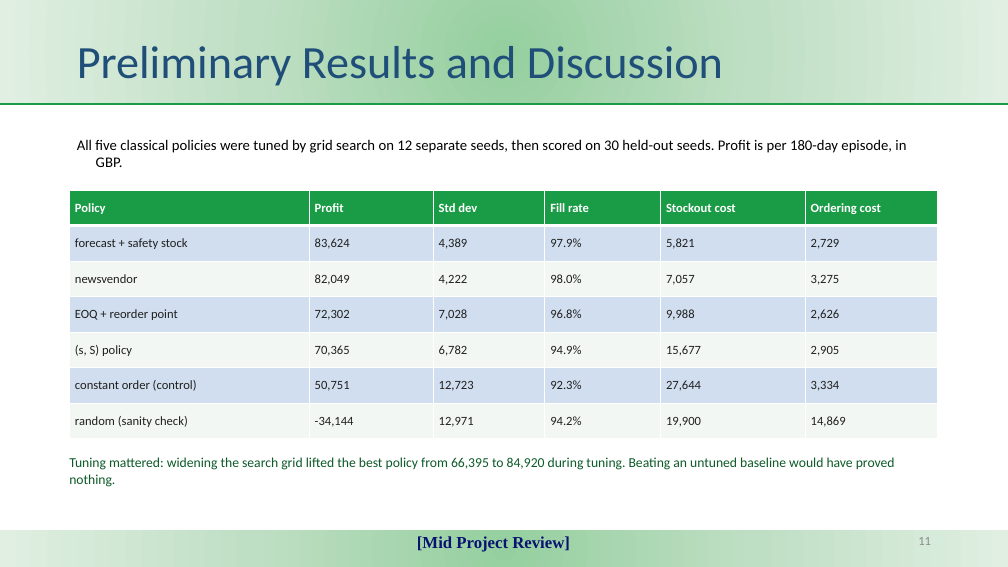
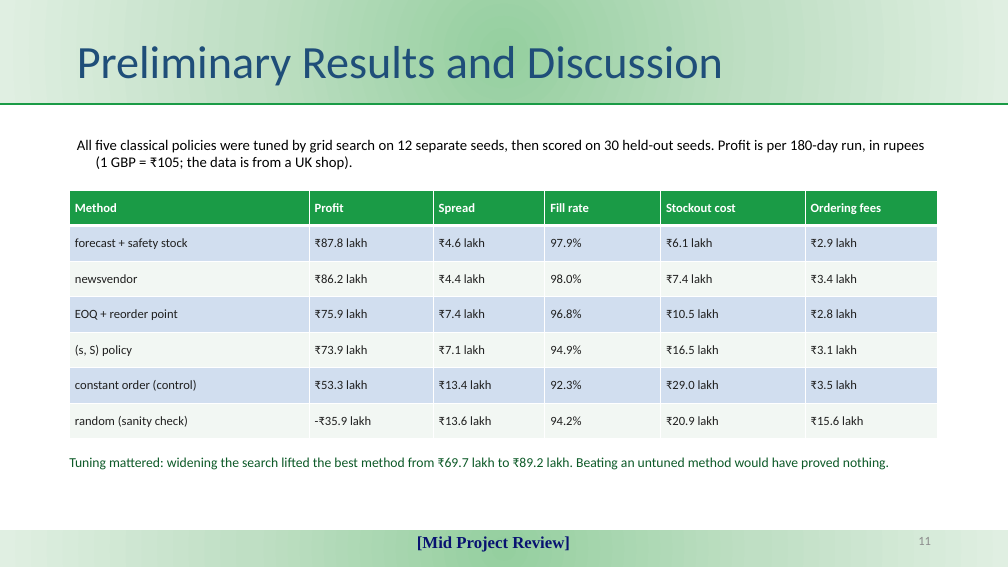
Before and after one commit to KJSK-Koushik/Supply-AI-RL-Explainable-supply-chain-Optimisation, a slide deck: slide 11 of reports/SupplyAI-RL_Mid_Project_Review.pptx. Drawn at 1008x567 pixels with LibreOffice and Linux fonts; fonts in the diff are those of the drawing. Boxes give left, top, right and bottom in pixels: in the first picture for what was removed or moved away, otherwise in the second. Text is boxed around its words. In the diff, an @@ line names an element or a change of style, - is before the commit and + after.

Commit message:
Show money in rupees, and say everything in plain English
The dataset is a UK retailer, so the simulator works in pounds and every
result file stays in pounds. Rather than pretend otherwise, values are
converted at the moment they are shown -- dashboard tiles, figure axes and
labels, tables in the README, report and deck -- at one rate stated in
configs/display.yaml. Change that one line and everything follows. Indian
grouping and lakh/crore shorthand are used because that is what the reader
expects to see; "80 lakh" on an axis is read, "0.8e7" is skipped.

Windows consoles often cannot print the rupee sign, so the formatter falls
back to "Rs." on a terminal that lacks it rather than crashing a demo on its
own currency symbol. Figures, the dashboard and Markdown are UTF-8 and always
get the sign.

Every converted figure in the documents was produced by the project's own
formatter and cross-checked, not typed by hand; one hand-rounded table cell
was caught by that check and corrected.

The README and the final report are rewritten in short sentences and plain
words. Technical terms stay -- PPO, action masking, paired t-test, Gamma-
Poisson -- and each is explained once where it first appears. Nothing about
the results changed: the classical method still wins by 8.1 lakh, the guard
still caught five invented numbers, curriculum training still did not help.
What changed is that a reader who is not an RL specialist can now follow why.

```diff
--- a/reports/SupplyAI-RL_Mid_Project_Review.pptx
+++ b/reports/SupplyAI-RL_Mid_Project_Review.pptx
@@ text at bbox=[77, 139, 924, 170]: text changed @@
-All five classical policies were tuned by grid search on 12 separate seeds, then scored on 30 held-out seeds. Profit is per 180-day episode, in GBP.
+All five classical policies were tuned by grid search on 12 separate seeds, then scored on 30 held-out seeds. Profit is per 180-day run, in rupees (1 GBP = ₹105; the data is from a UK shop).
@@ table at bbox=[70, 191, 938, 439] @@
-row 1: Policy | Profit | Std dev | Fill rate | Stockout cost | Ordering cost
+row 1: Method | Profit | Spread | Fill rate | Stockout cost | Ordering fees
-row 2: forecast + safety stock | 83,624 | 4,389 | 97.9% | 5,821 | 2,729
+row 2: forecast + safety stock | ₹87.8 lakh | ₹4.6 lakh | 97.9% | ₹6.1 lakh | ₹2.9 lakh
-row 3: newsvendor | 82,049 | 4,222 | 98.0% | 7,057 | 3,275
+row 3: newsvendor | ₹86.2 lakh | ₹4.4 lakh | 98.0% | ₹7.4 lakh | ₹3.4 lakh
-row 4: EOQ + reorder point | 72,302 | 7,028 | 96.8% | 9,988 | 2,626
+row 4: EOQ + reorder point | ₹75.9 lakh | ₹7.4 lakh | 96.8% | ₹10.5 lakh | ₹2.8 lakh
-row 5: (s, S) policy | 70,365 | 6,782 | 94.9% | 15,677 | 2,905
+row 5: (s, S) policy | ₹73.9 lakh | ₹7.1 lakh | 94.9% | ₹16.5 lakh | ₹3.1 lakh
-row 6: constant order (control) | 50,751 | 12,723 | 92.3% | 27,644 | 3,334
+row 6: constant order (control) | ₹53.3 lakh | ₹13.4 lakh | 92.3% | ₹29.0 lakh | ₹3.5 lakh
-row 7: random (sanity check) | -34,144 | 12,971 | 94.2% | 19,900 | 14,869
+row 7: random (sanity check) | -₹35.9 lakh | ₹13.6 lakh | 94.2% | ₹20.9 lakh | ₹15.6 lakh
@@ text at bbox=[69, 457, 889, 470]: text changed @@
-Tuning mattered: widening the search grid lifted the best policy from 66,395 to 84,920 during tuning. Beating an untuned baseline would have proved nothing.
+Tuning mattered: widening the search lifted the best method from ₹69.7 lakh to ₹89.2 lakh. Beating an untuned method would have proved nothing.
```
Also in this commit, not shown: 3 other slides changed, 12 other files.
